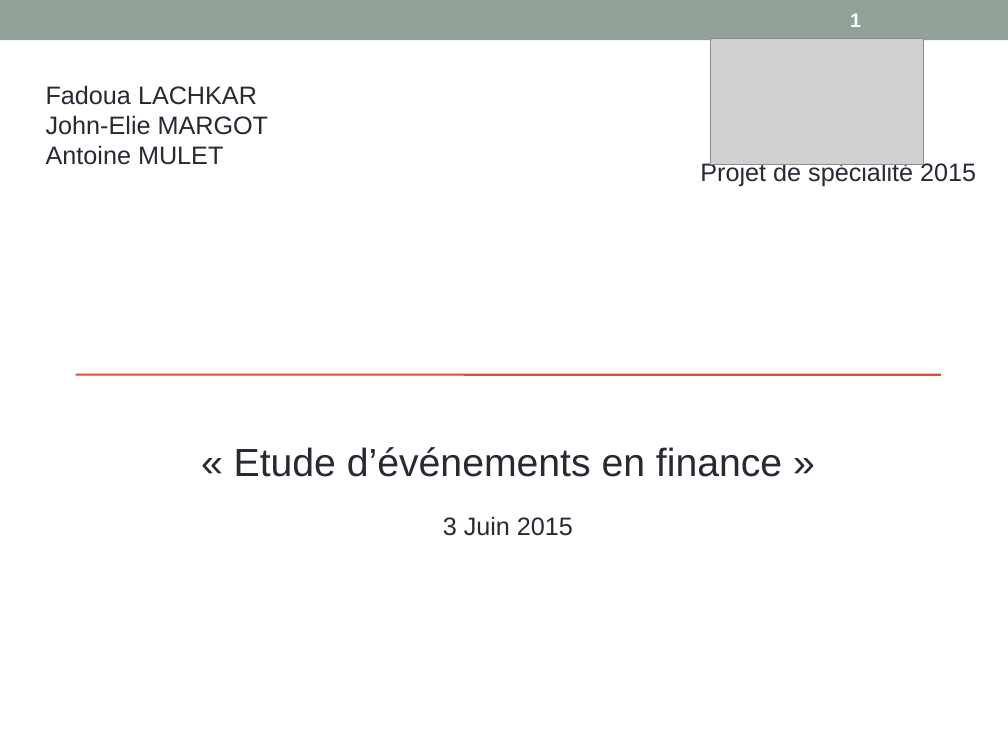
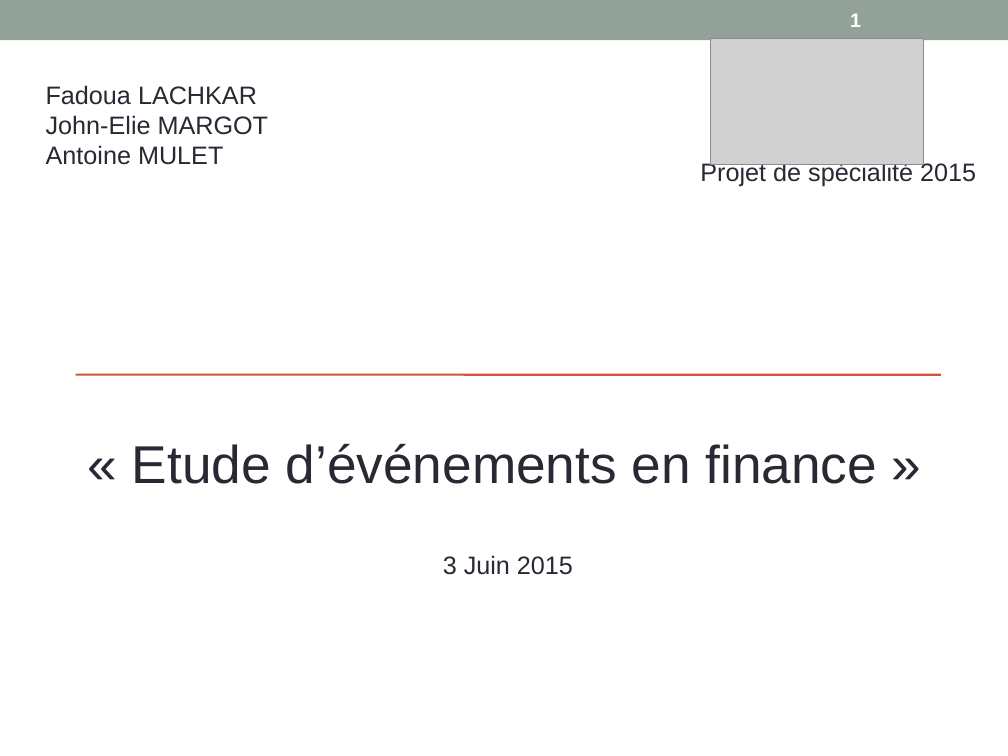
Before and after one commit to margotj38/Projet_de_spe, a slide deck: slide 1 of Sheme.pptx. Drawn at 1008x756 pixels with LibreOffice and Linux fonts; fonts in the diff are those of the drawing; grey boxes stand for pictures. Boxes give left, top, right and bottom in pixels: in the first picture for what was removed or moved away, otherwise in the second. Text is boxed around its words. In the diff, an @@ line names an element or a change of style, - is before the commit and + after.

```diff
--- a/Sheme.pptx
+++ b/Sheme.pptx
@@ text "« Etude d’événements en finance ..." moved from (x1=234, y1=447, x2=782, y2=477) to (x1=132, y1=443, x2=878, y2=484) @@
@@ text "« Etude d’événements en finance ..." at (x1=132, y1=443, x2=878, y2=484): size 28 to 38 pt @@
@@ text "3 Juin 2015" moved from (x1=443, y1=516, x2=573, y2=536) to (x1=443, y1=555, x2=573, y2=575) @@
```
Also in this commit, not shown: 1 other slide changed, 2 slides added, 2 other files.
